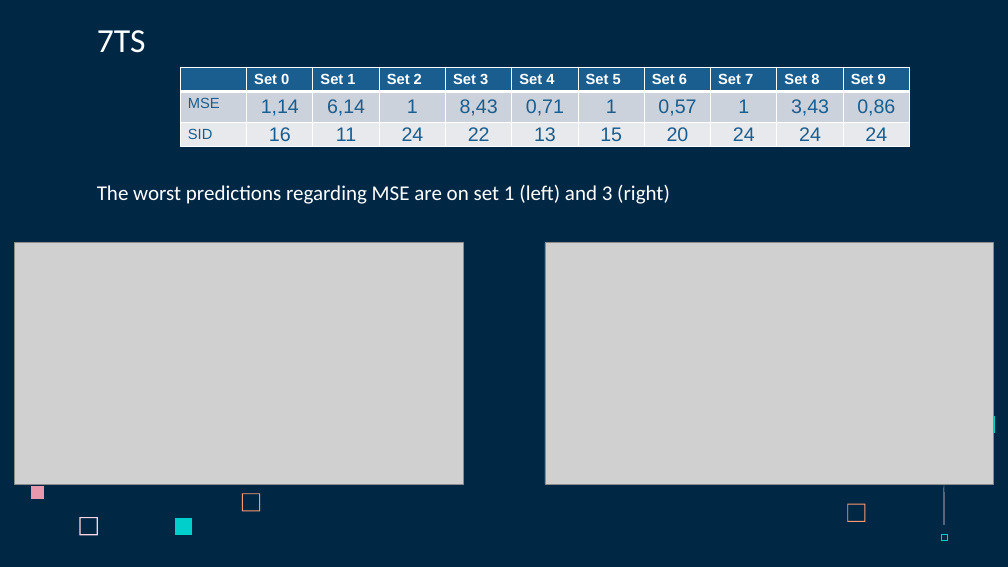
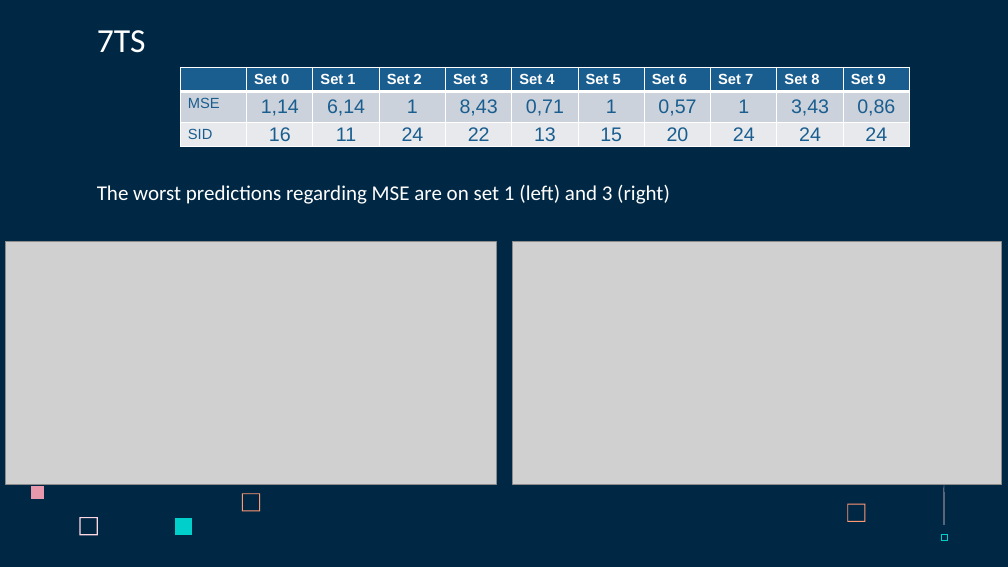
Before and after one commit to Flopp88/Causal-Analysis-of-Time-Series, a slide deck: slide 38 of Présentations/Présentation6.pptx (slide 12 before the commit). Drawn at 1008x567 pixels with LibreOffice and Linux fonts; fonts in the diff are those of the drawing; grey boxes stand for pictures. Boxes give left, top, right and bottom in pixels: in the first picture for what was removed or moved away, otherwise in the second. Text is boxed around its words. In the diff, an @@ line names an element or a change of style, - is before the commit and + after.

```diff
--- a/Présentations/Présentation6.pptx
+++ b/Présentations/Présentation6.pptx
@@ picture: place and size @@
-picture at (14,243,464,484)
+picture at (5,241,496,484)
@@ picture: place and size @@
-picture at (545,243,994,484)
+picture at (512,241,1001,484)
@@ freeform shape removed at (978,416,995,433) @@
```
Also in this commit, not shown: 18 other slides changed, 2 slides added, 3 slides removed, 4 other files.
